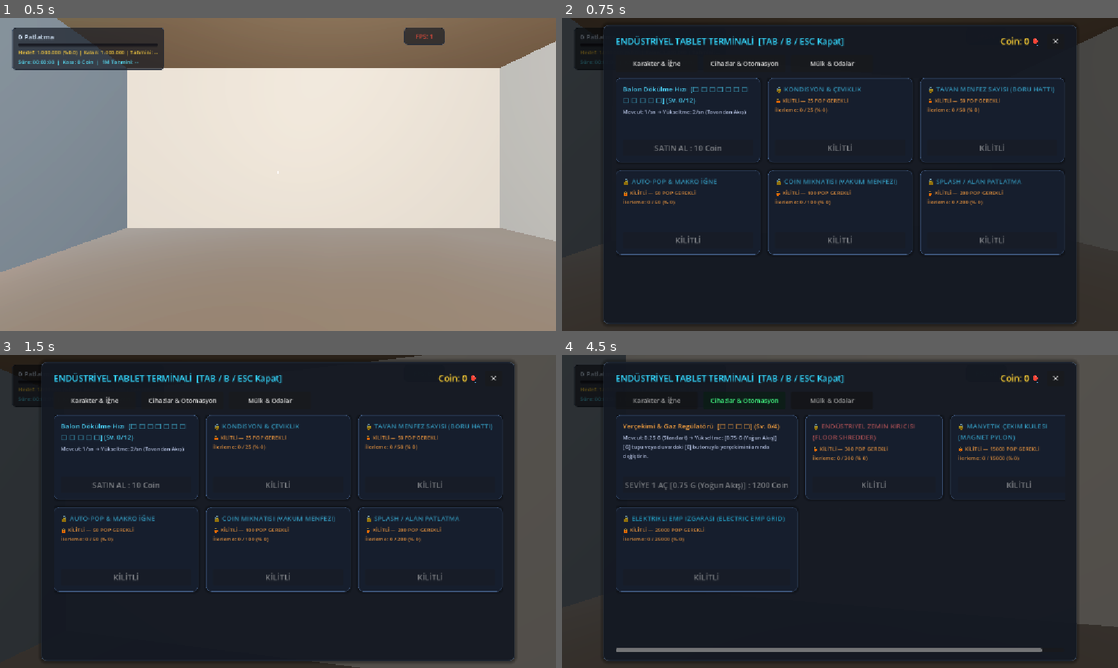
Above: before the commit, frames 1-4 (two rows, left to right).
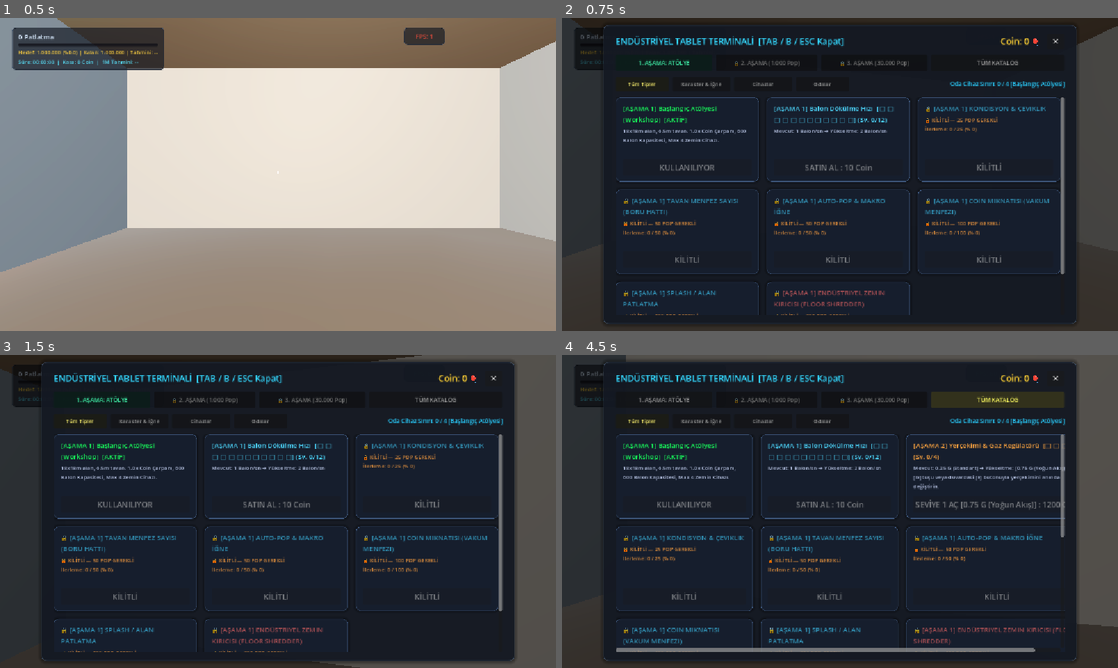
Above: after the commit, the same moments.

Repository: atalhatulu/balloon-room
Game: Godot game, scene res://scenes/main.tscn
Same seed, same stepped clock (60 frames per second), same inputs: the game is played once before the commit and once after it.
Inputs (mouse positions are in pixels of both pictures, inside the frame that each line leads up to):
- Up to frame 1 (0.5 s): no input
- Up to frame 2 (0.75 s): tap Enter at 0.5 s; move the mouse to (867, 174) at 0.52 s; hold W from 0.53 s (still down); tap Tab at 0.6 s; click (867, 174) at 0.67 s
- Up to frame 3 (1.5 s): keep holding W; tap Space at 0.77 s; tap B at 0.8, 1.35 s; move the mouse to (250, 511) at 1.27 s
- Up to frame 4 (4.5 s): tap Space at 1.52 s; tap E at 1.55 s; release W at 2 s; click (662, 398) at 2 s, where only the run after the commit has a clickable "1. AŞAMA: ATÖLYE"; click (767, 398) at 2.75 s, where only the run after the commit has a clickable "🔒 2. AŞAMA (1.000 Pop)"; click (873, 398) at 3.5 s, where only the run after the commit has a clickable "🔒 3. AŞAMA (30.000 Pop)"; click (995, 398) at 4.25 s, where only the run after the commit has a clickable "TÜM KATALOG"

Frame 1 is identical in both runs. In frame 2, 9.3% of the frame differs, in the area x 9-91%, y 13-95%; in frame 3, 9.3%; in frame 4, 11%, in the area x 9-91%, y 11-95%.

Commit message:
feat(shop): implement tier-based progression tabs, category filters, and room device capacity caps

Diff:
--- a/scenes/main.tscn
+++ b/scenes/main.tscn
@@ -819,27 +819,72 @@
 layout_mode = 2
 text = "✕"
 
+[node name="TierTabs" type="HBoxContainer" parent="UI/ShopModal/Panel/Margin/VBox" unique_id=193857201]
+layout_mode = 2
+theme_override_constants/separation = 8
+
+[node name="BtnTier1" type="Button" parent="UI/ShopModal/Panel/Margin/VBox/TierTabs" unique_id=193857202]
+custom_minimum_size = Vector2(200, 34)
+layout_mode = 2
+theme_override_font_sizes/font_size = 12
+text = "1. AŞAMA: ATÖLYE"
+
+[node name="BtnTier2" type="Button" parent="UI/ShopModal/Panel/Margin/VBox/TierTabs" unique_id=193857203]
+custom_minimum_size = Vector2(210, 34)
+layout_mode = 2
+theme_override_font_sizes/font_size = 12
+text = "2. AŞAMA: SANAYİ"
+
+[node name="BtnTier3" type="Button" parent="UI/ShopModal/Panel/Margin/VBox/TierTabs" unique_id=193857204]
+custom_minimum_size = Vector2(220, 34)
+layout_mode = 2
+theme_override_font_sizes/font_size = 12
+text = "3. AŞAMA: HİPER TEKNO"
+
+[node name="BtnTierAll" type="Button" parent="UI/ShopModal/Panel/Margin/VBox/TierTabs" unique_id=193857205]
+custom_minimum_size = Vector2(160, 34)
+layout_mode = 2
+size_flags_horizontal = 3
+theme_override_font_sizes/font_size = 12
+text = "TÜM KATALOG"
+
 [node name="CategoryTabs" type="HBoxContainer" parent="UI/ShopModal/Panel/Margin/VBox" unique_id=752465902]
 layout_mode = 2
-theme_override_constants/separation = 12
+theme_override_constants/separation = 8
+
+[node name="BtnTabAll" type="Button" parent="UI/ShopModal/Panel/Margin/VBox/CategoryTabs" unique_id=193857206]
+custom_minimum_size = Vector2(110, 30)
+layout_mode = 2
+theme_override_font_sizes/font_size = 11
+text = "Tüm Tipler"
 
 [node name="BtnTabUpgrades" type="Button" parent="UI/ShopModal/Panel/Margin/VBox/CategoryTabs" unique_id=557391477]
-custom_minimum_size = Vector2(170, 36)
-layout_mode = 2
-theme_override_font_sizes/font_size = 13
+custom_minimum_size = Vector2(120, 30)
+layout_mode = 2
+theme_override_font_sizes/font_size = 11
 text = "Karakter & İğne"
 
 [node name="BtnTabDevices" type="Button" parent="UI/ShopModal/Panel/Margin/VBox/CategoryTabs" unique_id=1254069494]
-custom_minimum_size = Vector2(170, 36)
-layout_mode = 2
-theme_override_font_sizes/font_size = 13
-text = "Cihazlar & Otomasyon"
+custom_minimum_size = Vector2(120, 30)
+layout_mode = 2
+theme_override_font_sizes/font_size = 11
+text = "Cihazlar"
 
 [node name="BtnTabRooms" type="Button" parent="UI/ShopModal/Panel/Margin/VBox/CategoryTabs" unique_id=749574410]
-custom_minimum_size = Vector2(170, 36)
-layout_mode = 2
-theme_override_font_sizes/font_size = 13
-text = "Mülk & Odalar"
+custom_minimum_size = Vector2(110, 30)
+layout_mode = 2
+theme_override_font_sizes/font_size = 11
+text = "Odalar"
+
+[node name="Spacer" type="Control" parent="UI/ShopModal/Panel/Margin/VBox/CategoryTabs" unique_id=193857207]
+layout_mode = 2
+size_flags_horizontal = 3
+
+[node name="DeviceCapLabel" type="Label" parent="UI/ShopModal/Panel/Margin/VBox/CategoryTabs" unique_id=193857208]
+layout_mode = 2
+theme_override_colors/font_color = Color(0.4, 0.9, 1, 1)
+theme_override_font_sizes/font_size = 12
+text = "Oda Cihaz Kapasitesi: 0 / 4"
 
 [node name="Scroll" type="ScrollContainer" parent="UI/ShopModal/Panel/Margin/VBox" unique_id=1712810923]
 layout_mode = 2
--- a/scripts/main.gd
+++ b/scripts/main.gd
@@ -130,10 +130,18 @@
 @onready var btn_close_shop: Button = $UI/ShopModal/Panel/Margin/VBox/Header/BtnClose
 @onready var upgrades_container: GridContainer = $UI/ShopModal/Panel/Margin/VBox/Scroll/UpgradesGrid
 
-# Filter Tabs (3 Primary Categories: Upgrades, Devices, Rooms)
+# Progression Tier Tabs (Aşama 1: Atölye, Aşama 2: Sanayi, Aşama 3: Hiper Tekno, Tüm Katalog)
+@onready var btn_tier_1: Button = $UI/ShopModal/Panel/Margin/VBox/TierTabs/BtnTier1
+@onready var btn_tier_2: Button = $UI/ShopModal/Panel/Margin/VBox/TierTabs/BtnTier2
+@onready var btn_tier_3: Button = $UI/ShopModal/Panel/Margin/VBox/TierTabs/BtnTier3
+@onready var btn_tier_all: Button = $UI/ShopModal/Panel/Margin/VBox/TierTabs/BtnTierAll
+
+# Category Filter Tabs & Room Capacity HUD
+@onready var btn_tab_all: Button = $UI/ShopModal/Panel/Margin/VBox/CategoryTabs/BtnTabAll
 @onready var btn_tab_upgrades: Button = $UI/ShopModal/Panel/Margin/VBox/CategoryTabs/BtnTabUpgrades
 @onready var btn_tab_devices: Button = $UI/ShopModal/Panel/Margin/VBox/CategoryTabs/BtnTabDevices
 @onready var btn_tab_rooms: Button = $UI/ShopModal/Panel/Margin/VBox/CategoryTabs/BtnTabRooms
+@onready var lbl_room_device_cap: Label = $UI/ShopModal/Panel/Margin/VBox/CategoryTabs/DeviceCapLabel
 
 # 3D Gravity Terminal
 @onready var gravity_terminal: Node3D = $Environment/GravityTerminal
@@ -145,7 +153,9 @@
 var raycast_target_type: String = "" # "desk", "gravity_terminal", "device", ""
 var raycast_target_device: Node3D = null
 var raycast_target_name: String = ""
-var current_filter: String = "upgrades"
+var current_tier: int = 1 # 1: Atölye, 2: Sanayi, 3: Hiper Tekno, 0: Tüm Katalog
+var current_filter: String = "all" # "all", "upgrades", "devices", "rooms"
+var tier_user_selected: bool = false
 var auto_save_timer: float = 0.0
 var active_vent_positions: Array[Vector3] = []
 
@@ -1747,6 +1757,18 @@
 
 	if will_open:
 		Input.mouse_mode = Input.MOUSE_MODE_VISIBLE
+		if shop_coins_label and shop_manager:
+			shop_coins_label.text = "Coin: " + str(shop_manager.coins) + " 🎈"
+
+		var total_pops = game_manager.total_pops if game_manager else 0
+		if not tier_user_selected:
+			if total_pops >= 30000:
+				current_tier = 3
+			elif total_pops >= 1000:
+				current_tier = 2
+			else:
+				current_tier = 1
+
 		update_all_shop_cards()
 	else:
 		Input.mouse_mode = Input.MOUSE_MODE_CAPTURED
@@ -1755,6 +1777,20 @@
 func setup_shop_ui_events() -> void:
 	if btn_close_shop:
 		btn_close_shop.pressed.connect(func(): toggle_shop_modal())
+
+	# Progression Tier tabs
+	if btn_tier_1:
+		btn_tier_1.pressed.connect(func(): set_tier_filter(1))
+	if btn_tier_2:
+		btn_tier_2.pressed.connect(func(): set_tier_filter(2))
+	if btn_tier_3:
+		btn_tier_3.pressed.connect(func(): set_tier_filter(3))
+	if btn_tier_all:
+		btn_tier_all.pressed.connect(func(): set_tier_filter(0))
+
+	# Category tabs
+	if btn_tab_all:
+		btn_tab_all.pressed.connect(func(): set_category_filter("all"))
 	if btn_tab_upgrades:
 		btn_tab_upgrades.pressed.connect(func(): set_category_filter("upgrades"))
 	if btn_tab_devices:
@@ -1776,14 +1812,44 @@
 				var d_id = card.get_meta("device_id")
 				btn.pressed.connect(func(): _on_buy_device_pressed(d_id))
 
+func set_tier_filter(tier_num: int) -> void:
+	current_tier = tier_num
+	tier_user_selected = true
+	update_all_shop_cards()
+
 func set_category_filter(filter_name: String) -> void:
 	current_filter = filter_name
-
-	if btn_tab_upgrades: btn_tab_upgrades.modulate = Color(0.2, 0.9, 1.2) if filter_name == "upgrades" else Color(0.7, 0.7, 0.7)
-	if btn_tab_devices: btn_tab_devices.modulate = Color(0.3, 1.2, 0.6) if filter_name == "devices" else Color(0.7, 0.7, 0.7)
-	if btn_tab_rooms: btn_tab_rooms.modulate = Color(1.1, 0.4, 1.1) if filter_name == "rooms" else Color(0.7, 0.7, 0.7)
-
 	update_all_shop_cards()
+
+func get_card_tier(card: Control) -> int:
+	if card.has_meta("upgrade_id"):
+		return 1
+	elif card.has_meta("device_id"):
+		var d_id = card.get_meta("device_id")
+		if d_id == "spike_wall":
+			return 1
+		elif d_id in ["gravity_regulator", "magnet_pylon", "electric_wall"]:
+			return 2
+		return 2
+	elif card.has_meta("room_id"):
+		var r_id = card.get_meta("room_id")
+		if r_id == "small_room":
+			return 1
+		elif r_id == "medium_room":
+			return 2
+		elif r_id in ["hangar", "hyper_lab"]:
+			return 3
+		return 1
+	return 1
+
+func get_card_category(card: Control) -> String:
+	if card.has_meta("upgrade_id"):
+		return "upgrades"
+	elif card.has_meta("device_id"):
+		return "devices"
+	elif card.has_meta("room_id"):
+		return "rooms"
+	return ""
 
 func _on_desk_area_entered(body: Node3D) -> void:
 	if body.is_in_group("player"):
@@ -1827,19 +1893,72 @@
 	if not upgrades_container or not shop_manager: return
 
 	var total_pops = game_manager.total_pops if game_manager else 0
+
+	# Update Room Device Capacity label
+	if lbl_room_device_cap and shop_manager:
+		var total_placed = shop_manager.get_total_placed_devices()
+		var max_cap = shop_manager.get_current_room_max_devices()
+		var r_data = shop_manager.get_current_room_data()
+		var r_name = r_data.get("name", "Oda").split("(")[0].strip_edges()
+		if total_placed >= max_cap:
+			lbl_room_device_cap.text = "Oda Cihaz Sınırı: " + str(total_placed) + " / " + str(max_cap) + " [" + r_name + "] (DOLU - Yeni Oda Gerekli)"
+			lbl_room_device_cap.modulate = Color(1.0, 0.4, 0.4)
+		else:
+			lbl_room_device_cap.text = "Oda Cihaz Sınırı: " + str(total_placed) + " / " + str(max_cap) + " [" + r_name + "]"
+			lbl_room_device_cap.modulate = Color(0.4, 0.9, 1.0)
+
+	# Update Tier button texts and highlights
+	var tier2_unlocked = (total_pops >= 1000)
+	var tier3_unlocked = (total_pops >= 30000)
+
+	if btn_tier_1:
+		btn_tier_1.text = "1. AŞAMA: ATÖLYE"
+		btn_tier_1.modulate = Color(0.3, 1.2, 0.8) if current_tier == 1 else Color(0.7, 0.7, 0.7)
+
+	if btn_tier_2:
+		if tier2_unlocked:
+			btn_tier_2.text = "2. AŞAMA: SANAYİ"
+			btn_tier_2.modulate = Color(0.3, 1.0, 1.3) if current_tier == 2 else Color(0.7, 0.7, 0.7)
+		else:
+			btn_tier_2.text = "🔒 2. AŞAMA (1.000 Pop)"
+			btn_tier_2.modulate = Color(1.0, 0.65, 0.3) if current_tier == 2 else Color(0.5, 0.5, 0.5)
+
+	if btn_tier_3:
+		if tier3_unlocked:
+			btn_tier_3.text = "3. AŞAMA: HİPER TEKNO"
+			btn_tier_3.modulate = Color(1.2, 0.4, 1.2) if current_tier == 3 else Color(0.7, 0.7, 0.7)
+		else:
+			btn_tier_3.text = "🔒 3. AŞAMA (30.000 Pop)"
+			btn_tier_3.modulate = Color(1.0, 0.65, 0.3) if current_tier == 3 else Color(0.5, 0.5, 0.5)
+
+	if btn_tier_all:
+		btn_tier_all.text = "TÜM KATALOG"
+		btn_tier_all.modulate = Color(1.2, 1.1, 0.4) if current_tier == 0 else Color(0.7, 0.7, 0.7)
+
+	# Update Category button highlights
+	if btn_tab_all: btn_tab_all.modulate = Color(1.2, 1.1, 0.5) if current_filter == "all" else Color(0.7, 0.7, 0.7)
+	if btn_tab_upgrades: btn_tab_upgrades.modulate = Color(0.3, 0.9, 1.2) if current_filter == "upgrades" else Color(0.7, 0.7, 0.7)
+	if btn_tab_devices: btn_tab_devices.modulate = Color(0.4, 1.2, 0.7) if current_filter == "devices" else Color(0.7, 0.7, 0.7)
+	if btn_tab_rooms: btn_tab_rooms.modulate = Color(1.1, 0.5, 1.1) if current_filter == "rooms" else Color(0.7, 0.7, 0.7)
+
 	var card_sort_list: Array = []
 
 	for child in upgrades_container.get_children():
+		var card_tier = get_card_tier(child)
+		var card_cat = get_card_category(child)
+
+		var matches_tier = (current_tier == 0 or card_tier == current_tier)
+		var matches_cat = (current_filter == "all" or card_cat == current_filter)
+		var is_card_visible = matches_tier and matches_cat
+		child.visible = is_card_visible
+
 		var sort_priority: int = 0
 
-		# 1. Device Equipment Cards (Tab: "devices")
+		# 1. Device Equipment Cards
 		if child.has_meta("device_id"):
 			var d_id = child.get_meta("device_id")
 			var d_data = shop_manager.devices.get(d_id)
-			var matches_filter = (current_filter == "devices")
-			child.visible = matches_filter
-
-			if not matches_filter or not d_data:
+			if not is_card_visible or not d_data:
 				continue
 
 			var title_lbl = child.get_node_or_null("Margin/VBox/Title")
@@ -1851,10 +1970,14 @@
 			var cur_count = d_data.get("count", 0)
 			var max_count = d_data.get("max_count", 6)
 
+			var total_placed = shop_manager.get_total_placed_devices()
+			var max_room_cap = shop_manager.get_current_room_max_devices()
+			var room_is_full = (d_id != "gravity_regulator" and total_placed >= max_room_cap)
+
 			if not is_unlocked and cur_count == 0:
 				sort_priority = 1000000 + unlock_req
 				if title_lbl:
-					title_lbl.text = "🔒 " + d_data["name"].to_upper()
+					title_lbl.text = "🔒 [AŞAMA " + str(card_tier) + "] " + d_data["name"].to_upper()
 					title_lbl.modulate = Color(0.65, 0.68, 0.72)
 				if desc_lbl:
 					var pct = int(clamp(float(total_pops) / float(max(1, unlock_req)), 0.0, 1.0) * 100)
@@ -1871,7 +1994,7 @@
 					var modes = d_data.get("modes", ["0.25 G (Standart)", "0.80 G (Ağır Döküm)", "1.80 G (Hızlı Şelale)", "3.50 G (Ağır Çöküş)", "6.00 G (Hiper Yerçekimi)"])
 
 					if title_lbl:
-						title_lbl.text = "Yerçekimi & Gaz Regülatörü  [" + format_level_pips(lvl, max_lvl) + "] (Sv. " + str(lvl) + "/" + str(max_lvl) + ")"
+						title_lbl.text = "[AŞAMA " + str(card_tier) + "] Yerçekimi & Gaz Regülatörü  [" + format_level_pips(lvl, max_lvl) + "] (Sv. " + str(lvl) + "/" + str(max_lvl) + ")"
 						title_lbl.modulate = Color(0.35, 0.9, 1.0) if lvl > 0 else Color(1, 1, 1)
 					if desc_lbl:
 						var curr_mode = modes[clamp(lvl, 0, modes.size() - 1)]
@@ -1893,7 +2016,7 @@
 							cost_btn.disabled = (shop_manager.coins < next_cost)
 				else:
 					if title_lbl:
-						title_lbl.text = d_data["name"] + "  |  Sahada: " + str(cur_count) + " / " + str(max_count) + " Adet"
+						title_lbl.text = "[AŞAMA " + str(card_tier) + "] " + d_data["name"] + "  |  Sahada: " + str(cur_count) + " / " + str(max_count) + " Adet"
 						title_lbl.modulate = Color(0.3, 0.95, 0.6) if cur_count > 0 else Color(1, 1, 1)
 					if desc_lbl:
 						if d_id == "sentry_drone":
@@ -1907,6 +2030,12 @@
 							sort_priority = 500000 + unlock_req
 							cost_btn.text = "MAX KAPASİTE (" + str(max_count) + "/" + str(max_count) + ")"
 							cost_btn.disabled = true
+						elif room_is_full:
+							sort_priority = unlock_req
+							cost_btn.text = "🔒 ODA KAPASİTESİ DOLU (" + str(total_placed) + "/" + str(max_room_cap) + ")"
+							cost_btn.disabled = true
+							if desc_lbl:
+								desc_lbl.text += "\n⚠️ Oda cihaz kapasitesi dolu! Yeni cihaz yerleştirmek için odayı büyütün."
 						else:
 							sort_priority = unlock_req
 							var needed_unit_pops = shop_manager.get_device_unit_req_pops(d_id, cur_count) if shop_manager else 0
@@ -1924,14 +2053,11 @@
 									cost_btn.text = "YENİ ADET AL (" + str(cur_count + 1) + "/" + str(max_count) + ") : " + str(u_cost) + " Coin"
 								cost_btn.disabled = shop_manager.coins < u_cost
 
-		# 2. Room Expansion Cards (Tab: "rooms")
+		# 2. Room Expansion Cards
 		elif child.has_meta("room_id"):
 			var r_id = child.get_meta("room_id")
 			var r_data = shop_manager.rooms.get(r_id)
-			var matches_filter = (current_filter == "rooms")
-			child.visible = matches_filter
-
-			if not matches_filter or not r_data:
+			if not is_card_visible or not r_data:
 				continue
 
 			var title_lbl = child.get_node_or_null("Margin/VBox/Title")
@@ -1946,8 +2072,9 @@
 			sort_priority = unlock_req
 
 			if not is_unlocked and not is_owned:
+				sort_priority = 1000000 + unlock_req
 				if title_lbl:
-					title_lbl.text = "🔒 " + r_data["name"].to_upper()
+					title_lbl.text = "🔒 [AŞAMA " + str(card_tier) + "] " + r_data["name"].to_upper()
 					title_lbl.modulate = Color(0.65, 0.68, 0.72)
 				if desc_lbl:
 					var pct = int(clamp(float(total_pops) / float(max(1, unlock_req)), 0.0, 1.0) * 100)
@@ -1959,13 +2086,13 @@
 			else:
 				if title_lbl:
 					if is_current:
-						title_lbl.text = r_data["name"] + "  [AKTİF KULLANIMDA]"
+						title_lbl.text = "[AŞAMA " + str(card_tier) + "] " + r_data["name"] + "  [AKTİF]"
 						title_lbl.modulate = Color(0.3, 1.0, 0.6)
 					elif is_owned:
-						title_lbl.text = r_data["name"] + "  [AÇIK / SAHİPSİN]"
+						title_lbl.text = "[AŞAMA " + str(card_tier) + "] " + r_data["name"] + "  [SAHİPSİN]"
 						title_lbl.modulate = Color(0.5, 0.85, 1.0)
 					else:
-						title_lbl.text = r_data["name"]
+						title_lbl.text = "[AŞAMA " + str(card_tier) + "] " + r_data["name"]
 						title_lbl.modulate = Color(1, 1, 1)
 
 				if desc_lbl:
@@ -1988,18 +2115,11 @@
 						if not cost_btn.is_connected("pressed", Callable(self, "_on_buy_room_pressed")):
 							cost_btn.pressed.connect(Callable(self, "_on_buy_room_pressed").bind(r_id))
 
-		# 3. Standard Upgrade Cards (Tab: "upgrades")
+		# 3. Standard Upgrade Cards
 		elif child.has_meta("upgrade_id"):
 			var u_id = child.get_meta("upgrade_id")
 			var up_data = shop_manager.upgrades.get(u_id)
-			if up_data == null:
-				child.visible = false
-				continue
-
-			var matches_filter = (current_filter == "upgrades")
-			child.visible = matches_filter
-
-			if not matches_filter:
+			if not is_card_visible or up_data == null:
 				continue
 
 			var title_lbl = child.get_node_or_null("Margin/VBox/Title")
@@ -2028,7 +2148,7 @@
 			if not is_unlocked and lvl == 0:
 				sort_priority = 1000000 + base_priority
 				if title_lbl:
-					title_lbl.text = "🔒 " + up_data["title"].to_upper()
+					title_lbl.text = "🔒 [AŞAMA " + str(card_tier) + "] " + up_data["title"].to_upper()
 					title_lbl.modulate = Color(0.65, 0.68, 0.72)
 				if desc_lbl:
 					var pct = int(clamp(float(total_pops) / float(max(1, unlock_req)), 0.0, 1.0) * 100)
@@ -2039,32 +2159,36 @@
 					cost_btn.disabled = true
 			else:
 				if title_lbl:
-					title_lbl.text = up_data["title"] + "  [" + format_level_pips(lvl, max_lvl) + "] (Sv. " + str(lvl) + "/" + str(max_lvl) + ")"
-					title_lbl.modulate = Color(0.35, 0.9, 1.0) if lvl > 0 else Color(1, 1, 1)
+					title_lbl.text = "[AŞAMA " + str(card_tier) + "] " + up_data["title"] + "  [" + format_level_pips(lvl, max_lvl) + "] (Sv. " + str(lvl) + "/" + str(max_lvl) + ")"
+					title_lbl.modulate = Color(0.3, 0.85, 1) if lvl > 0 else Color(1, 1, 1)
+
 				if desc_lbl:
-					if u_id == "pipe_count" and up_data.has("pipes"):
-						var curr_p = up_data["pipes"][lvl]
+					if u_id == "vent_rate" and up_data.has("rates"):
+						var rates_arr = up_data["rates"]
+						var curr_r = rates_arr[clamp(lvl, 0, rates_arr.size() - 1)]
 						if lvl >= max_lvl:
-							desc_lbl.text = "Maksimum Hat: " + str(curr_p) + " (Tüm 3x3 Izgara Açık!)"
+							desc_lbl.text = "Maksimum Akış: " + str(curr_r) + " Balon/sn"
 						else:
-							var next_p = up_data["pipes"][lvl + 1]
-							desc_lbl.text = "Mevcut: " + str(curr_p) + " ➔ Yükseltme: " + str(next_p) + " (Tavana Yeni Boru)"
-					elif u_id == "vent_rate" and up_data.has("rates"):
-						var curr_r = up_data["rates"][lvl]
+							var next_r = rates_arr[lvl + 1]
+							desc_lbl.text = "Mevcut: " + str(curr_r) + " Balon/sn ➔ Yükseltme: " + str(next_r) + " Balon/sn"
+					elif u_id == "pipe_count" and up_data.has("pipes"):
+						var pipes_arr = up_data["pipes"]
+						var curr_p = pipes_arr[clamp(lvl, 0, pipes_arr.size() - 1)]
 						if lvl >= max_lvl:
-							desc_lbl.text = "Maksimum Hız: Saniyede " + str(curr_r) + " Balon!"
+							desc_lbl.text = "Maksimum Boru: " + str(curr_p)
 						else:
-							var next_r = up_data["rates"][lvl + 1]
-							desc_lbl.text = "Mevcut: " + str(curr_r) + "/sn ➔ Yükseltme: " + str(next_r) + "/sn (Tavandan Akış)"
+							var next_p = pipes_arr[lvl + 1]
+							desc_lbl.text = "Mevcut: " + str(curr_p) + " ➔ Yükseltme: " + str(next_p)
 					elif u_id == "auto_pop" and up_data.has("speeds"):
-						var curr_s = up_data["speeds"][lvl]
+						var speeds_arr = up_data["speeds"]
+						var curr_s = speeds_arr[clamp(lvl, 0, speeds_arr.size() - 1)]
 						if lvl >= max_lvl:
-							desc_lbl.text = "Maksimum Seri Hız: " + str(curr_s) + "!"
+							desc_lbl.text = "Maksimum Hız: " + str(curr_s) + " (0 Enerji Tüketimi)"
 						else:
-							var next_s = up_data["speeds"][lvl + 1]
-							desc_lbl.text = "Mevcut: " + str(curr_s) + " ➔ Yükseltme: " + str(next_s) + " (Sol Tıka Basılı Tut)"
-					elif u_id == "splash_pop":
-						var targets_arr = up_data.get("targets", ["Kapalı", "2 Balon (1.8m)", "3 Balon (2.4m)", "5 Balon (3.0m)", "8 Balon (3.8m)", "12 Balon (4.6m)", "18 Balon (5.5m)", "25 Balon (6.8m)"])
+							var next_s = speeds_arr[lvl + 1]
+							desc_lbl.text = "Mevcut: " + str(curr_s) + " ➔ Yükseltme: " + str(next_s)
+					elif u_id == "splash_pop" and up_data.has("targets"):
+						var targets_arr = up_data["targets"]
 						var curr_t = targets_arr[clamp(lvl, 0, targets_arr.size() - 1)]
 						if lvl >= max_lvl:
 							desc_lbl.text = "Maksimum Hedef: " + str(curr_t) + " (Aynı Renk Zincirleme)"
--- a/scripts/shop_manager.gd
+++ b/scripts/shop_manager.gd
@@ -86,12 +86,13 @@
 	"small_room": {
 		"id": "small_room",
 		"name": "Başlangıç Atölyesi (Workshop)",
-		"desc": "18x18m alan, 6.5m tavan. 1.0x Coin Çarpanı, 600 Balon Kapasitesi.",
+		"desc": "18x18m alan, 6.5m tavan. 1.0x Coin Çarpanı, 600 Balon Kapasitesi, Max 4 Zemin Cihazı.",
 		"cost": 0,
 		"unlock_pops": 0,
 		"floor_size": Vector2(18, 18),
 		"ceiling_height": 6.5,
 		"capacity": 600,
+		"max_devices": 4,
 		"flow_mult": 1.0,
 		"coin_multiplier": 1.0,
 		"tier_weights": {1: 0.94, 5: 0.06, 10: 0.0, 50: 0.0}
@@ -99,12 +100,13 @@
 	"medium_room": {
 		"id": "medium_room",
 		"name": "Üretim Tesisi (Facility)",
-		"desc": "38x38m alan, 8.5m tavan. 1.3x Coin Çarpanı, 2.500 Balon Kapasitesi.",
+		"desc": "38x38m alan, 8.5m tavan. 1.3x Coin Çarpanı, 2.500 Balon Kapasitesi, Max 12 Zemin Cihazı.",
 		"cost": 15000,
 		"unlock_pops": 15000,
 		"floor_size": Vector2(38, 38),
 		"ceiling_height": 8.5,
 		"capacity": 2500,
+		"max_devices": 12,
 		"flow_mult": 1.25,
 		"coin_multiplier": 1.3,
 		"tier_weights": {1: 0.75, 5: 0.18, 10: 0.06, 50: 0.01}
@@ -112,12 +114,13 @@
 	"hangar": {
 		"id": "hangar",
 		"name": "Mega Hangar (Hangar)",
-		"desc": "65x65m dev alan, 13m tavan. 1.8x Coin Çarpanı, 8.000 Balon Kapasitesi.",
-		"cost": 180000,
-		"unlock_pops": 120000,
+		"desc": "65x65m dev alan, 13m tavan. 1.8x Coin Çarpanı, 8.000 Balon Kapasitesi, Max 24 Zemin Cihazı.",
+		"cost": 120000,
+		"unlock_pops": 35000,
 		"floor_size": Vector2(65, 65),
 		"ceiling_height": 13.0,
 		"capacity": 8000,
+		"max_devices": 24,
 		"flow_mult": 1.65,
 		"coin_multiplier": 1.8,
 		"tier_weights": {1: 0.55, 5: 0.28, 10: 0.14, 50: 0.03}
@@ -125,12 +128,13 @@
 	"hyper_lab": {
 		"id": "hyper_lab",
 		"name": "Siber Laboratuvar (Hyper Lab)",
-		"desc": "95x95m siber tesis, 18m tavan. 2.6x Hiper Çarpan, 25.000 Balon Kapasitesi.",
-		"cost": 650000,
-		"unlock_pops": 450000,
+		"desc": "95x95m siber tesis, 18m tavan. 2.6x Hiper Çarpan, 25.000 Balon Kapasitesi, Max 36 Zemin Cihazı.",
+		"cost": 450000,
+		"unlock_pops": 150000,
 		"floor_size": Vector2(95, 95),
 		"ceiling_height": 18.0,
 		"capacity": 25000,
+		"max_devices": 36,
 		"flow_mult": 2.20,
 		"coin_multiplier": 2.6,
 		"tier_weights": {1: 0.35, 5: 0.35, 10: 0.22, 50: 0.08}
@@ -322,6 +326,17 @@
 func get_current_room_data() -> Dictionary:
 	return rooms.get(current_room, rooms["small_room"])
 
+func get_total_placed_devices() -> int:
+	var total = 0
+	for d_id in devices:
+		if d_id != "gravity_regulator":
+			total += devices[d_id].get("count", 0)
+	return total
+
+func get_current_room_max_devices() -> int:
+	var r = rooms.get(current_room, rooms["small_room"])
+	return r.get("max_devices", 4)
+
 func buy_device_unit(device_id: String, total_pops: int = 999999) -> bool:
 	if not devices.has(device_id):
 		purchase_failed.emit("Bilinmeyen cihaz")
@@ -334,6 +349,13 @@
 		purchase_failed.emit("Maksimum cihaz adedine (" + str(max_count) + "/" + str(max_count) + ") ulaşıldı!")
 		return false
 
+	if device_id != "gravity_regulator":
+		var total_placed = get_total_placed_devices()
+		var max_room_devs = get_current_room_max_devices()
+		if total_placed >= max_room_devs:
+			purchase_failed.emit("Oda cihaz kapasitesi dolu (" + str(total_placed) + "/" + str(max_room_devs) + ")! Daha büyük bir odaya geçin.")
+			return false
+
 	var needed_pops = get_device_unit_req_pops(device_id, cur_count)
 	if total_pops < needed_pops:
 		purchase_failed.emit("Kilitli! " + str(needed_pops) + " patlatma gerekiyor.")
